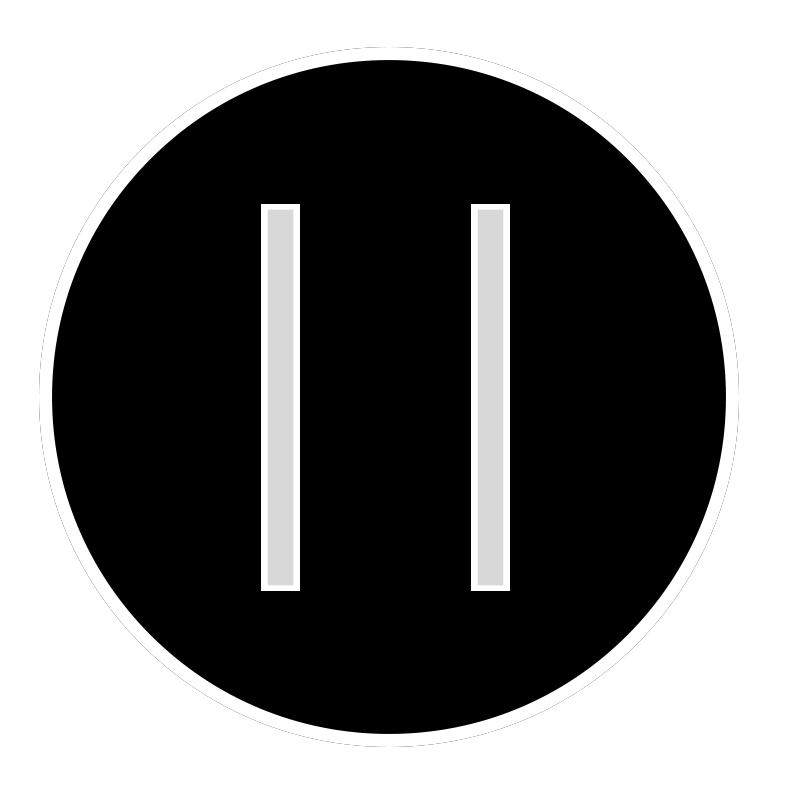
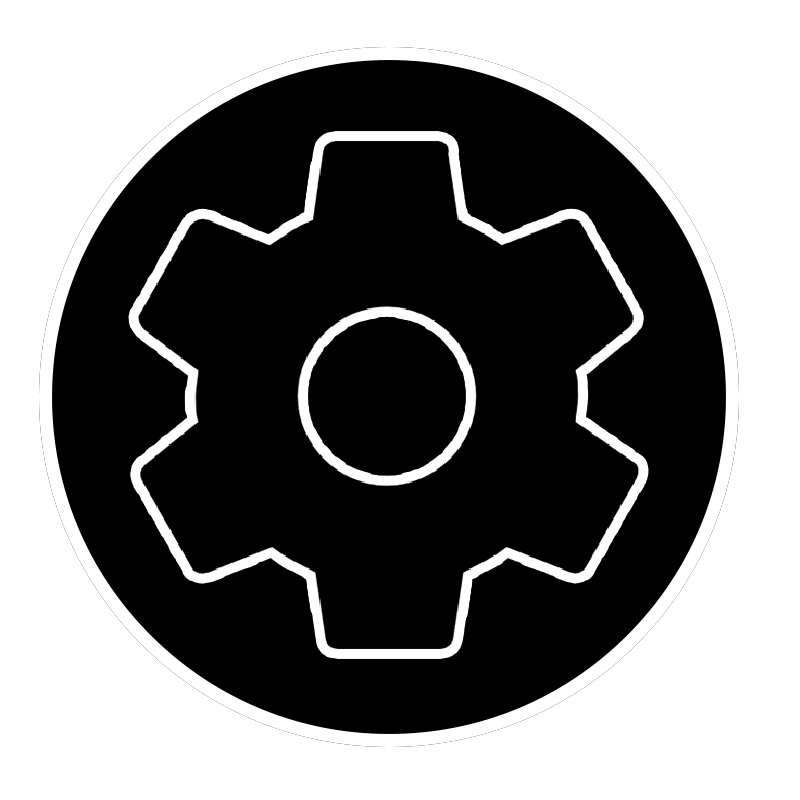
Layer changes from the first 800 x 800 image to the second:
added layer "61094" above "Elipse 1 copia 2" over (138, 141, 639, 649)
added layer "Elipse 1 copia 2" above "Capa 0 copia 2" over (128, 131, 649, 659)
added layer "Capa 0 copia 2" above "Grupo 1" over (128, 131, 649, 659)
hid group "Grupo 1" (5 layers) over (128, 131, 649, 659)
